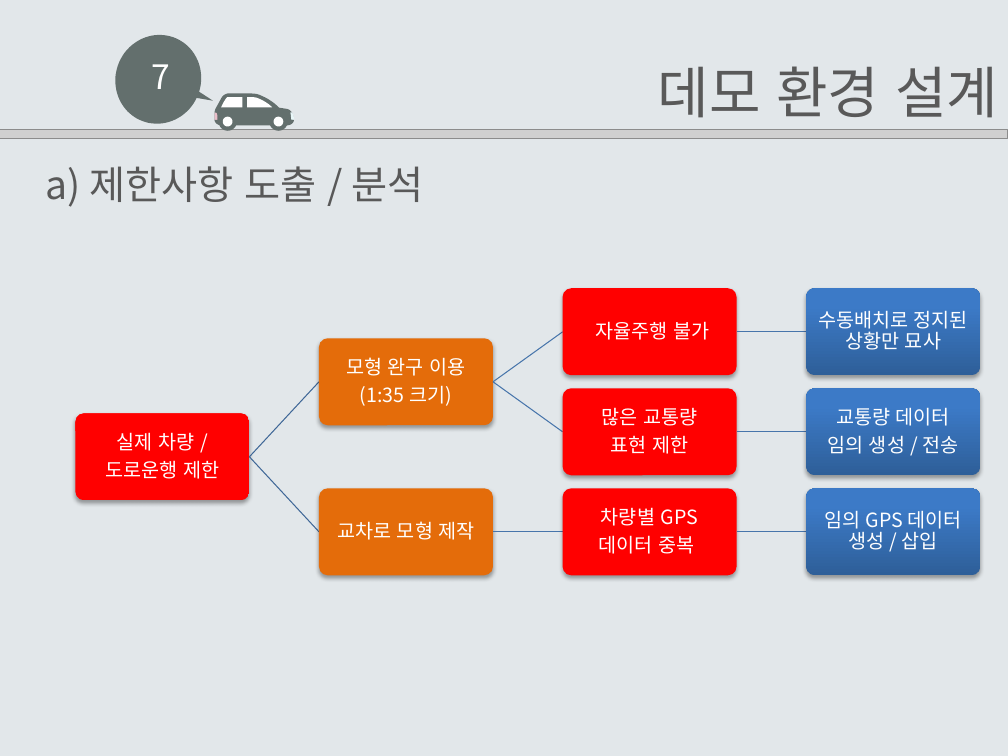
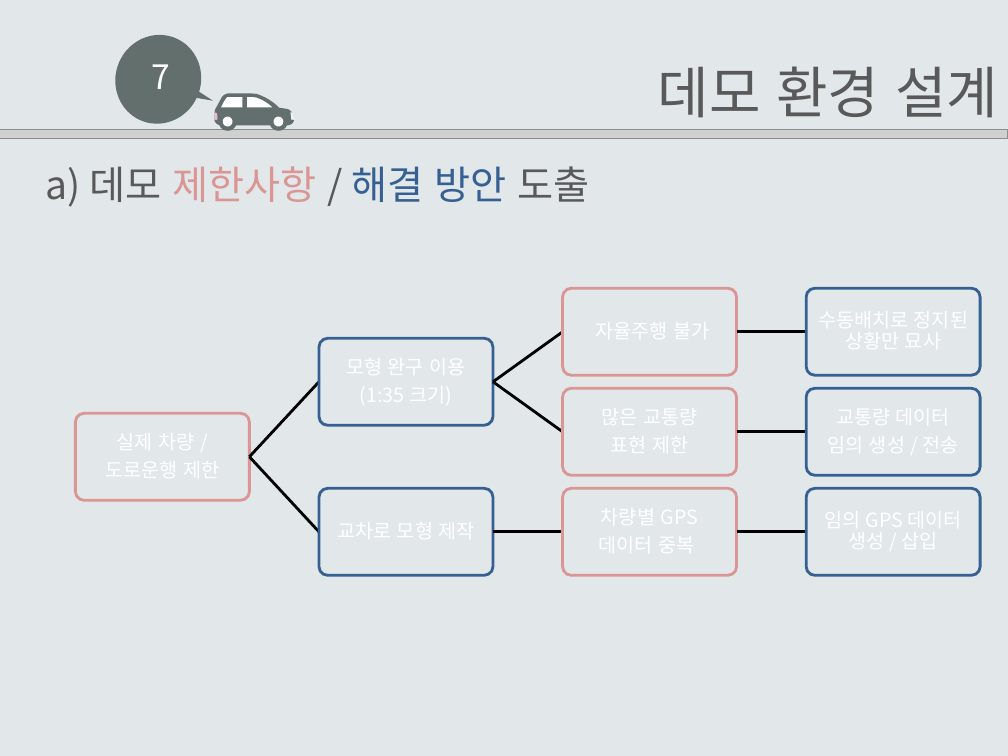
Before and after one commit to EomHeeSang/grad_proj, a slide deck: slide 26 of 발표자료/설계서2-14(엄희상,박주호,김태경).pptx. Drawn at 1008x756 pixels with LibreOffice and Linux fonts; fonts in the diff are those of the drawing; grey boxes stand for pictures. Boxes give left, top, right and bottom in pixels: in the first picture for what was removed or moved away, otherwise in the second. Text is boxed around its words. In the diff, an @@ line names an element or a change of style, - is before the commit and + after.

```diff
--- a/발표자료/설계서2-14(엄희상,박주호,김태경).pptx
+++ b/발표자료/설계서2-14(엄희상,박주호,김태경).pptx
@@ text at (x1=46, y1=166, x2=590, y2=207): text changed @@
-a) 제한사항 도출 / 분석
+a) 데모 제한사항 / 해결 방안 도출
@@ rounded rectangle at (x1=319, y1=339, x2=493, y2=425): fill #E46C0A to none; outline none to #376092 2 pt; shadow off @@
@@ freeform shape at (x1=248, y1=380, x2=321, y2=458): outline #3F6797 0.75 pt to #000000 2 pt @@
@@ freeform shape at (x1=248, y1=455, x2=321, y2=533): outline #3F6797 0.75 pt to #000000 2 pt @@
@@ rounded rectangle at (x1=319, y1=488, x2=493, y2=575): fill #E46C0A to none; outline none to #376092 2 pt; shadow off @@
@@ fill #FF0000 to none; outline none to #D99694 2 pt; shadow off in 4 elements at (x1=76, y1=413, x2=250, y2=500), (x1=562, y1=288, x2=737, y2=375), (x1=562, y1=388, x2=737, y2=475), (x1=562, y1=488, x2=737, y2=575) @@
@@ fill gradient #2F5F99 to #3D7CC7 to #3A7CCB to none; outline none to #376092 2 pt; shadow off in 3 elements at (x1=806, y1=288, x2=981, y2=375), (x1=806, y1=388, x2=981, y2=475), (x1=806, y1=488, x2=981, y2=575) @@
@@ outline #4875AC 0.75 pt to #000000 2 pt in 6 elements at (x1=492, y1=330, x2=564, y2=383), (x1=737, y1=330, x2=806, y2=334), (x1=492, y1=380, x2=564, y2=433), (x1=737, y1=429, x2=806, y2=433), (x1=493, y1=530, x2=562, y2=534), (x1=737, y1=530, x2=806, y2=534) @@
@@ group removed at (x1=105, y1=310, x2=968, y2=554): 9 texts @@
-실제 차량 /
-도로운행 제한
-모형 완구 이용
-(1:35 크기)
-자율주행 불가
-수동배치로 정지된 상황만 묘사
-많은 교통량
-표현 제한
-교통량 데이터
-임의 생성 / 전송
-교차로 모형 제작
-차량별 GPS
-데이터 중복
-임의 GPS 데이터 생성 / 삽입
```
Also in this commit, not shown: 18 other slides changed, 1 slide added, 3 other files.
